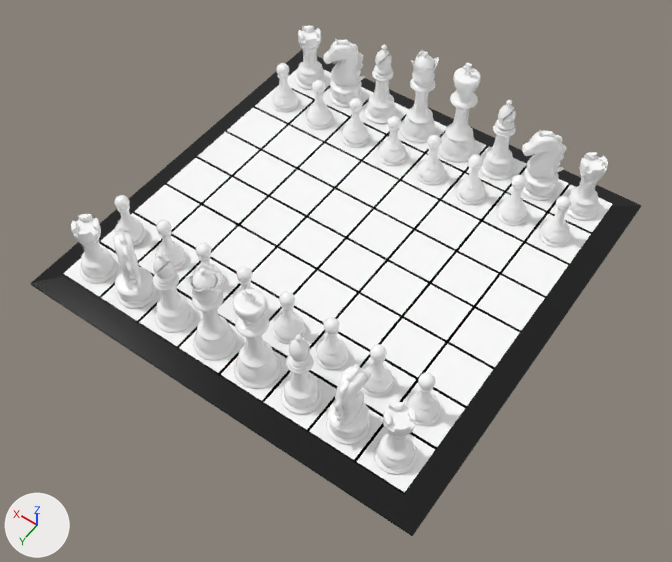
What one commit did to the glTF model assets/ChessBoard.glb.
One viewpoint serves both versions: a 50 mm lens placed at (-1.75, 2.55, 3.6), pointed at (-0.13, 0.27, 0.02). Lighting does not change. The marker at lower left points along +X, +Y and +Z. Where no turn or scale is listed for an object, it has been applied to the vertices. Vertices at the same position are counted once.

The older version as bpy lines, for what is in view:
```python
ob_bishop = bpy.data.objects.new('Bishop', me_cube_002)
ob_bishop.location = (0.378, -0.879, -0.001)
ob_bishop_001 = bpy.data.objects.new('Bishop.001', me_cube_016)
ob_bishop_001.location = (-0.376, -0.879, -0.001)
ob_king = bpy.data.objects.new('King', me_cube_007)
ob_king.location = (-0.126, -0.879, 0.521)
ob_king.scale = (-0.0187, -0.00758, -0.0108)
ob_king_001 = bpy.data.objects.new('King.001', me_cube_029)
ob_king_001.location = (-0.126, 0.879, 0.521)
ob_knight = bpy.data.objects.new('Knight', me_plane)
ob_knight.location = (0.62, -0.879, 0.108)
ob_knight.rotation_euler = (1.571, 0.0, 0.63)  # degrees (90, 0, 36)
ob_knight.scale = (-0.0661, -0.00858, -0.0734)
ob_knight_001 = bpy.data.objects.new('Knight.001', me_plane_005)
ob_knight_001.location = (-0.628, -0.879, 0.108)
ob_knight_001.rotation_euler = (1.571, 0.0, 0.63)  # degrees (90, 0, 36)
ob_knight_001.scale = (-0.0661, -0.00858, -0.0734)
ob_queen = bpy.data.objects.new('Queen', me_cube_001)
ob_queen.location = (0.126, -0.879, -0.001)
ob_rook = bpy.data.objects.new('Rook', me_cube_004)
ob_rook.location = (0.875, -0.879, -0.001)
ob_rook_001 = bpy.data.objects.new('Rook.001', me_cube_017)
ob_rook_001.location = (-0.876, -0.879, -0.001)
# also in view: 'Pawn.005' at (-0.36, -0.63, 0.14); 'Pawn.008' at (0.89, 0.63, 0.15); 'Pawn.002' at (0.38, -0.63, 0.14); 'Pawn.006' at (-0.61, -0.63, 0.14); 'Rook.002' at (0.87, 0.88, 0.17)
```
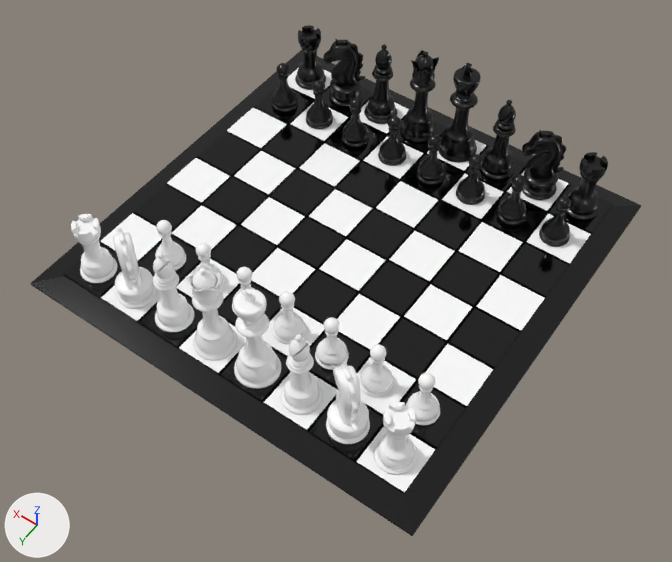
Where the newer file only moved an object's origin or applied its transform, the numbers keep the older frame.

What differs and where, as boxes (x1, y1, x2, y2) in the pictures (672 x 562 px):
'Board', recoloured (white to black)
    both: (60, 50, 616, 463)
'Knight.003', reshaped, moved, turned, rescaled
    before: (326, 364, 371, 444)
    after: (326, 363, 370, 444)
'King', recoloured (white to black)
    both: (438, 63, 481, 163)
'Knight.001', recoloured (white to black)
    both: (522, 130, 567, 200)
'Queen', recoloured (white to black)
    both: (400, 50, 439, 143)
'Knight', recoloured (white to black)
    both: (323, 39, 365, 107)
'Bishop.001', recoloured (white to black)
    both: (480, 100, 516, 180)
'Rook.001', recoloured (white to black)
    both: (566, 152, 608, 220)
'Bishop', recoloured (white to black)
    both: (364, 44, 398, 124)
'Rook', recoloured (white to black)
    both: (295, 25, 326, 90)
'Pawn.007', recoloured (white to black)
    both: (539, 196, 571, 247)
'Pawn.006', recoloured (white to black)
    both: (497, 175, 527, 225)
'Pawn.005', recoloured (white to black)
    both: (456, 154, 485, 205)
'Pawn.004', recoloured (white to black)
    both: (416, 135, 445, 185)
'Pawn.003', recoloured (white to black)
    both: (378, 116, 407, 166)
'Pawn.002', recoloured (white to black)
    both: (341, 98, 369, 147)
'Pawn.001', recoloured (white to black)
    both: (306, 80, 333, 129)
'Pawn', recoloured (white to black)
    both: (271, 63, 298, 112)
'Pawn.008', moved (not visible afterwards)
    before: (114, 195, 146, 245)

The change in detail:
Material 'Black Pieces' (mat_black_pieces) changes colour from white #ffffff to black #000000; in linear values from (1.0, 1.0, 1.0) to (0.0, 0.0, 0.0).
Material 'Black' (mat_black) changes colour from white #ffffff to black #000000; in linear values from (1.0, 1.0, 1.0) to (0.0, 0.0, 0.0).
me_plane is used by ob_knight; location (0.62, -0.879, 0.108); rotation (1.571, 0.0, 0.63), in degrees (90, 0, 36); scale (-0.0661, -0.00858, -0.0734).
me_plane had 5023 vertices, 10468 faces and spanned x -1.9..1.6, y -35.3..12.8, z -1.3..1.3.
me_plane now has 4985 vertices, 10389 faces and spans x -0.1..0.1, y -0.1..0.1, z 0.0..0.4.
me_plane part 1: 5022 vertices removed from x -1.9..1.6, y -35.3..12.8, z -1.3..1.3; 4984 vertices added at x -0.1..0.1, y -0.1..0.1, z 0.0..0.4.
me_plane_007 is used by ob_knight_003; location (-0.628, 0.879, 0.108); rotation (-1.571, 0.0, 1.571), in degrees (-90, 0, 90); scale (0.0661, 0.00858, 0.0734).
me_plane_007 had 5023 vertices, 10468 faces and spanned x -1.9..1.6, y -35.3..12.8, z -1.3..1.3.
me_plane_007 now has 4991 vertices, 10400 faces and spans x -0.1..0.1, y -0.1..0.1, z 0.0..0.4.
me_plane_007 part 2: 5022 vertices removed from x -1.9..1.6, y -35.3..12.8, z -1.3..1.3; 4990 vertices added at x -0.1..0.1, y -0.1..0.1, z 0.0..0.4.
Object 'Pawn.008' (ob_pawn_008) moves from (0.893, 0.631, 0.013) to (-0.37, 0.865, -0.001).
Object 'Knight.003' (ob_knight_003) turns from (-90, 0, 90) to (0, 0, 0) degrees about x, y and z.
Object 'Knight.003' (ob_knight_003) is rescaled from (0.0661, 0.00858, 0.0734) to (1.0, 1.0, 1.0).
Object 'Knight.003' (ob_knight_003) moves from (-0.628, 0.879, 0.108) to (-0.617, 0.871, -0.001).
